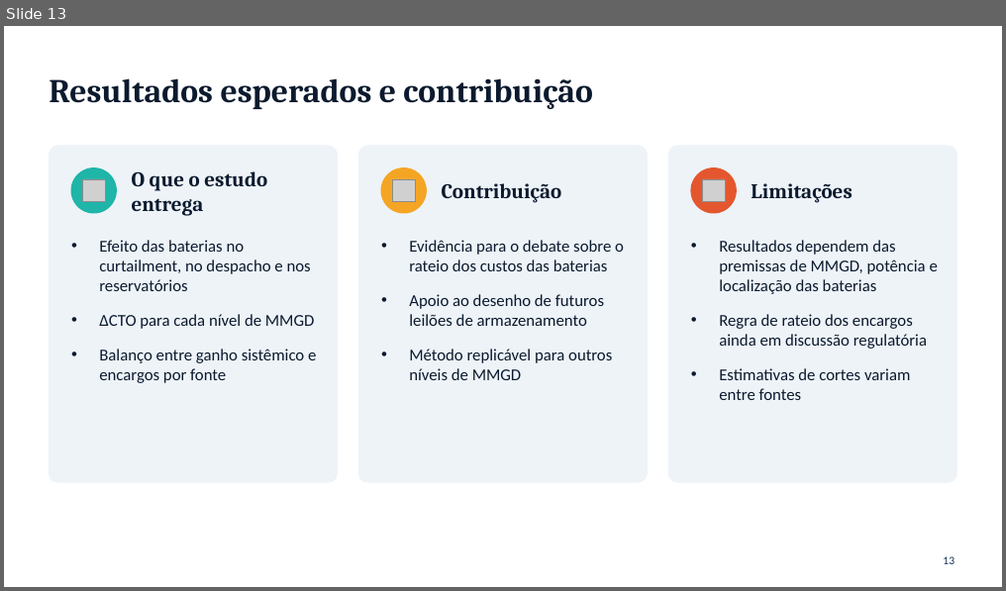
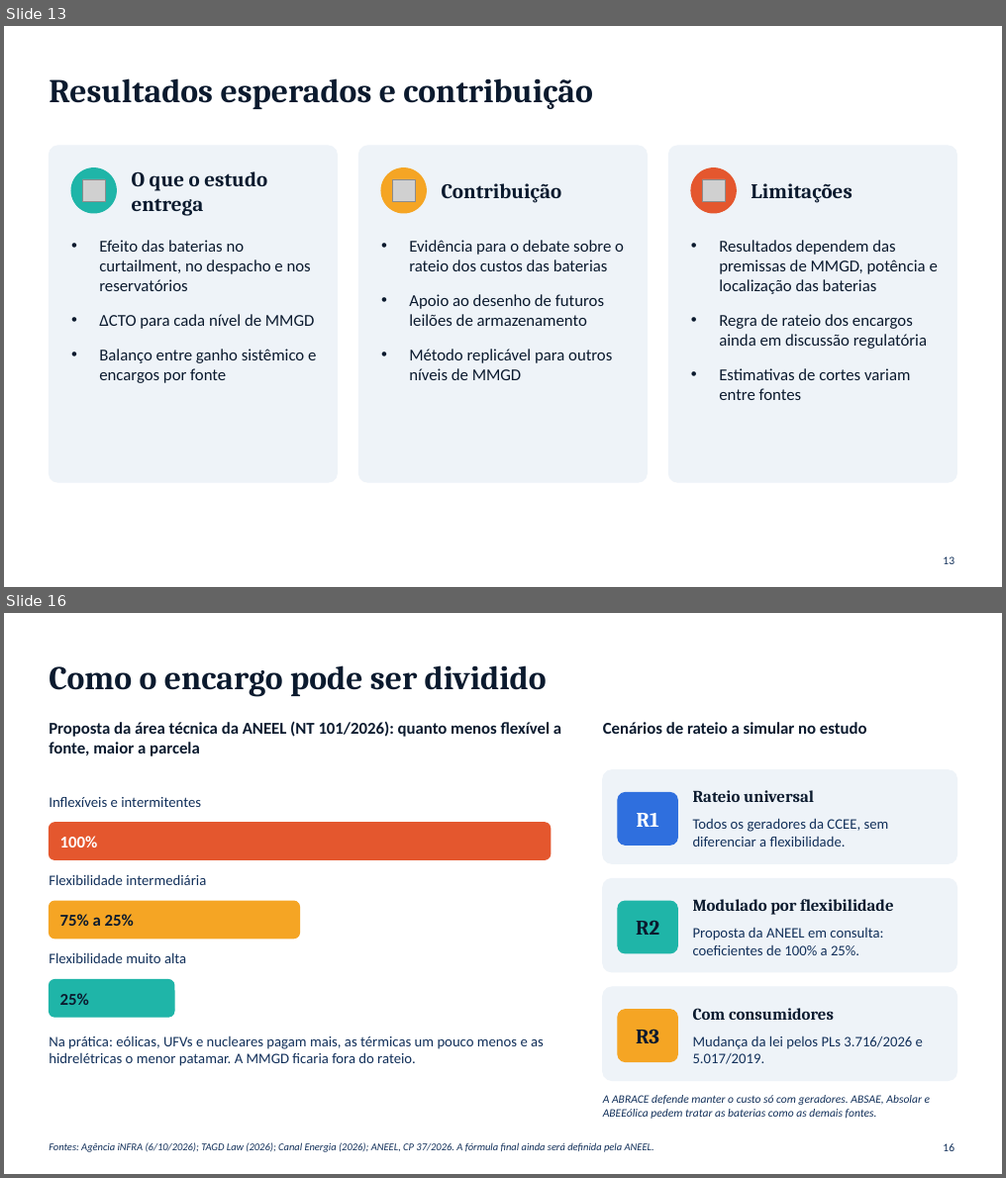
Before and after one commit to RonaldoSouza74/Instituto-de-Economia, a slide deck: Baterias_SIN_Economia_Setor_Eletrico_I.pptx. Shown one above the other, each under a label of ours: slide 13 before the commit, slides 13 and 16 after it; the slides between them are not shown. The pictures are 1006x591 and 1006x1178 pixels, drawn with LibreOffice and Linux fonts; fonts in the diff are those of the drawing; grey boxes stand for pictures. Boxes give left, top, right and bottom in pixels: in the first picture for what was removed or moved away, otherwise in the second. Text is boxed around its words. In the diff, an @@ line names an element or a change of style, - is before the commit and + after.

```diff
--- a/Baterias_SIN_Economia_Setor_Eletrico_I.pptx
+++ b/Baterias_SIN_Economia_Setor_Eletrico_I.pptx
@@ slide 16 added at (4, 613, 1002, 1174), background #FFFFFF @@
@@ title added at (49, 665, 547, 697), 32 pt, text #0B1A2E, bold @@
+Como o encargo pode ser dividido
@@ text added at (49, 721, 561, 757), 16 pt, text #0B1A2E, bold @@
+Proposta da área técnica da ANEEL (NT 101/2026): quanto menos flexível a fonte, maior a parcela
@@ text added at (603, 722, 867, 734), 16 pt, text #0B1A2E, bold @@
+Cenários de rateio a simular no estudo
@@ rounded rectangle added at (603, 770, 957, 863), fill #EEF3F8, outline #EEF3F8 1 pt @@
@@ text added at (693, 790, 814, 802), 16 pt, text #0B1A2E, bold @@
+Rateio universal
@@ text added at (49, 797, 201, 807), 14 pt, text #12305A @@
+Inflexíveis e intermitentes
@@ rounded rectangle added at (618, 792, 678, 845), fill #2F6FDE, outline #2F6FDE 1 pt @@
@@ text added at (637, 813, 659, 827), 20 pt, text #FFFFFF, bold @@
+R1
@@ text added at (693, 818, 889, 847), 14 pt, text #12305A @@
+Todos os geradores da CCEE, sem diferenciar a flexibilidade.
@@ rounded rectangle added at (49, 823, 550, 861), fill #E4572E, outline #E4572E 1 pt @@
@@ text added at (60, 836, 98, 848), 16 pt, text #FFFFFF, bold @@
+100%
@@ text added at (49, 874, 206, 885), 14 pt, text #12305A @@
+Flexibilidade intermediária
@@ rounded rectangle added at (603, 878, 957, 972), fill #EEF3F8, outline #EEF3F8 1 pt @@
@@ rounded rectangle added at (49, 901, 300, 939), fill #F5A524, outline #F5A524 1 pt @@
@@ rounded rectangle added at (618, 901, 678, 954), fill #1FB5A8, outline #1FB5A8 1 pt @@
@@ text added at (693, 899, 894, 915), 16 pt, text #0B1A2E, bold @@
+Modulado por flexibilidade
@@ text added at (60, 914, 134, 926), 16 pt, text #0B1A2E, bold @@
+75% a 25%
@@ text added at (636, 921, 659, 935), 20 pt, text #0B1A2E, bold @@
+R2
@@ text added at (693, 928, 883, 956), 14 pt, text #12305A @@
+Proposta da ANEEL em consulta: coeficientes de 100% a 25%.
@@ text added at (49, 953, 186, 963), 14 pt, text #12305A @@
+Flexibilidade muito alta
@@ rounded rectangle added at (49, 980, 174, 1017), fill #1FB5A8, outline #1FB5A8 1 pt @@
@@ text added at (60, 993, 89, 1005), 16 pt, text #0B1A2E, bold @@
+25%
@@ rounded rectangle added at (603, 987, 957, 1081), fill #EEF3F8, outline #EEF3F8 1 pt @@
@@ rounded rectangle added at (618, 1010, 678, 1062), fill #F5A524, outline #F5A524 1 pt @@
@@ text added at (693, 1008, 834, 1020), 16 pt, text #0B1A2E, bold @@
+Com consumidores
@@ text added at (49, 1037, 544, 1066), 14 pt, text #12305A @@
+Na prática: eólicas, UFVs e nucleares pagam mais, as térmicas um pouco menos e as hidrelétricas o menor patamar. A MMGD ficaria fora do rateio.
@@ text added at (636, 1029, 659, 1044), 20 pt, text #0B1A2E, bold @@
+R3
@@ text added at (693, 1036, 923, 1064), 14 pt, text #12305A @@
+Mudança da lei pelos PLs 3.716/2026 e 5.017/2019.
@@ text added at (603, 1095, 931, 1119), 11 pt, text #12305A, italic @@
+A ABRACE defende manter o custo só com geradores. ABSAE, Absolar e ABEEólica pedem tratar as baterias como as demais fontes.
@@ text added at (49, 1143, 654, 1153), 10 pt, text #12305A, italic @@
+Fontes: Agência iNFRA (6/10/2026); TAGD Law (2026); Canal Energia (2026); ANEEL, CP 37/2026. A fórmula final ainda será definida pela ANEEL.
@@ page number added at (943, 1144, 954, 1152), 11 pt, text #12305A @@
+16
```
Also in this commit, not shown: 2 slides changed, 5 other slides added.
